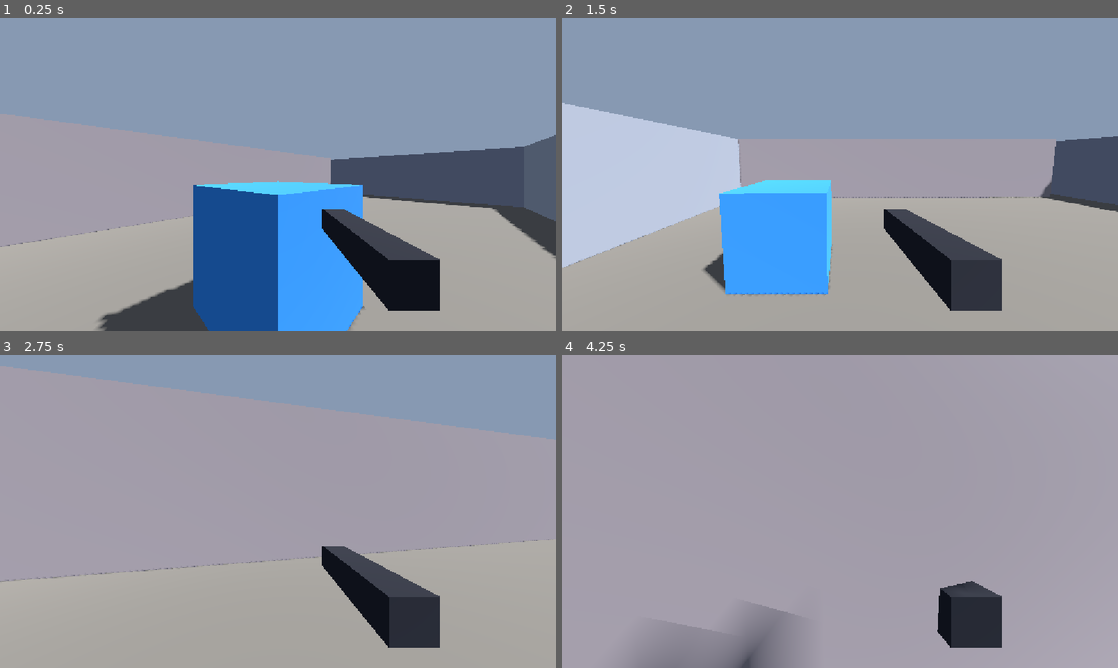
Above: before the commit, frames 1-4 (two rows, left to right).
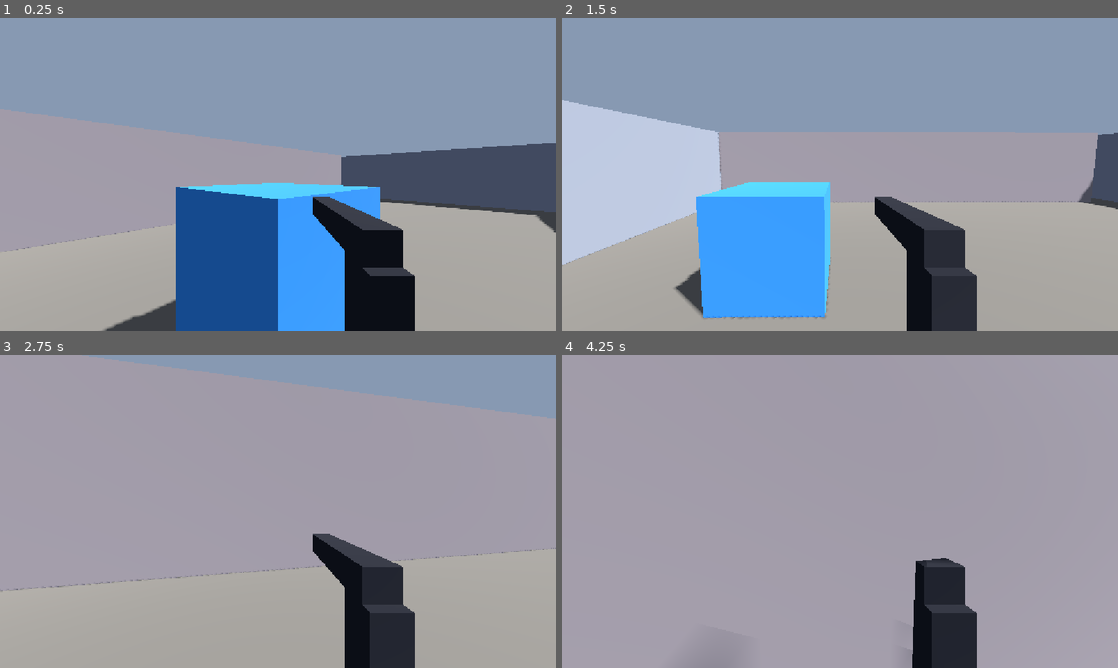
Above: after the commit, the same moments.

Repository: jamshu/gameroom
Game: Godot game, scene res://Main.tscn
The game is run twice, just before and just after one commit, with the same random seed, the same clock (stepped at 60 frames per second) and the same inputs.
Inputs (mouse positions are in pixels of both pictures, inside the frame that each line leads up to):
- Up to frame 1 (0.25 s): no input
- Up to frame 2 (1.5 s): tap Enter at 0.5 s; move the mouse to (962, 158) at 0.52 s; hold D (move_right) 0.53-1.28 s; hold E (camo) 0.53-1.28 s; click (962, 158) at 0.67 s; tap Space (jump) at 0.77 s; move the mouse to (812, 174) at 1.27 s; hold W (move_forward) from 1.28 s (still down); tap Shift (crouch) at 1.35 s
- Up to frame 3 (2.75 s): keep holding W (move_forward); tap Space (jump) at 1.52 s; move the mouse to (289, 505) at 2.02 s; press the mouse at (289, 505) at 2.03 s
- Up to frame 4 (4.25 s): keep holding W (move_forward); move the mouse to (834, 517) at 2.77 s; release the mouse at (834, 517) at 2.78 s; tap F (pose) at 2.85 s; click (834, 517) at 2.92 s; tap Space (jump) at 3.02, 3.77 s; move the mouse to (878, 514) at 3.52 s; hold E (camo) from 3.53 s (still down)

The runs differ from the first frame. In frame 1, 9.5% of the frame differs, in the area x 0-100%, y 29-100%; in frame 2, 12%, in the area x 0-100%, y 26-100%; in frame 3, 9.4%; in frame 4, 5.9%.

Commit message:
gameroom games

Diff:
--- a/godot/hidefire/Player.gd
+++ b/godot/hidefire/Player.gd
@@ -54,21 +54,34 @@
 
 	camera = Camera3D.new()
 	camera.position = Vector3(0, 1.5, 0)
-	camera.fov = 85.0
+	camera.keep_aspect = Camera3D.KEEP_HEIGHT  # fov is vertical → predictable framing
+	camera.fov = 75.0
 	add_child(camera)
 	camera.make_current()
 
 	# First-person gun viewmodel: a child of the camera so it's always in view.
-	# Gives the player a visible weapon even though their own body mesh is hidden.
-	var gun := MeshInstance3D.new()
-	var gm := BoxMesh.new()
-	gm.size = Vector3(0.12, 0.12, 0.6)
+	# First-person gun viewmodel: a child of the camera so it's always in view.
+	# Raised + KEEP_HEIGHT camera so it isn't cropped at the bottom on the (smaller)
+	# non-fullscreen 16:9 stage.
 	var gmat := StandardMaterial3D.new()
-	gmat.albedo_color = Color(0.15, 0.15, 0.17)
-	gm.material = gmat
-	gun.mesh = gm
-	gun.position = Vector3(0.32, -0.26, -0.7)
+	gmat.albedo_color = Color(0.13, 0.13, 0.15)
+	var gun := Node3D.new()
+	gun.position = Vector3(0.18, -0.13, -0.4)
 	camera.add_child(gun)
+	var barrel := MeshInstance3D.new()
+	var bm := BoxMesh.new()
+	bm.size = Vector3(0.07, 0.07, 0.5)
+	bm.material = gmat
+	barrel.mesh = bm
+	barrel.position = Vector3(0, 0, -0.2)
+	gun.add_child(barrel)
+	var grip := MeshInstance3D.new()
+	var gpm := BoxMesh.new()
+	gpm.size = Vector3(0.07, 0.18, 0.12)
+	gpm.material = gmat
+	grip.mesh = gpm
+	grip.position = Vector3(0, -0.12, 0.02)
+	gun.add_child(grip)
 
 	# Do NOT capture the mouse here: browsers reject pointer lock without a user
 	# gesture. The first click (fire branch) captures it instead — standard for a
Not shown, added: godot/hidefire/CharacterMesh.gd.uid
Not shown, added: .firecrawl/meccha.md
Not shown, added: cursor-hit.png
Not shown, added: cursor-shot.png
Not shown, added: death-fx.png
Not shown, added: fs-mobile.png
Not shown, added: gun-desktop.png
Not shown, added: gun-desktop2.png
Not shown, added: gun-desktop3.png
Not shown, added: hidefire-arena.png
Not shown, added: hidefire-v2.png
Not shown, added: hidefire/hidefire.wasm
(and 20 more such lines)
